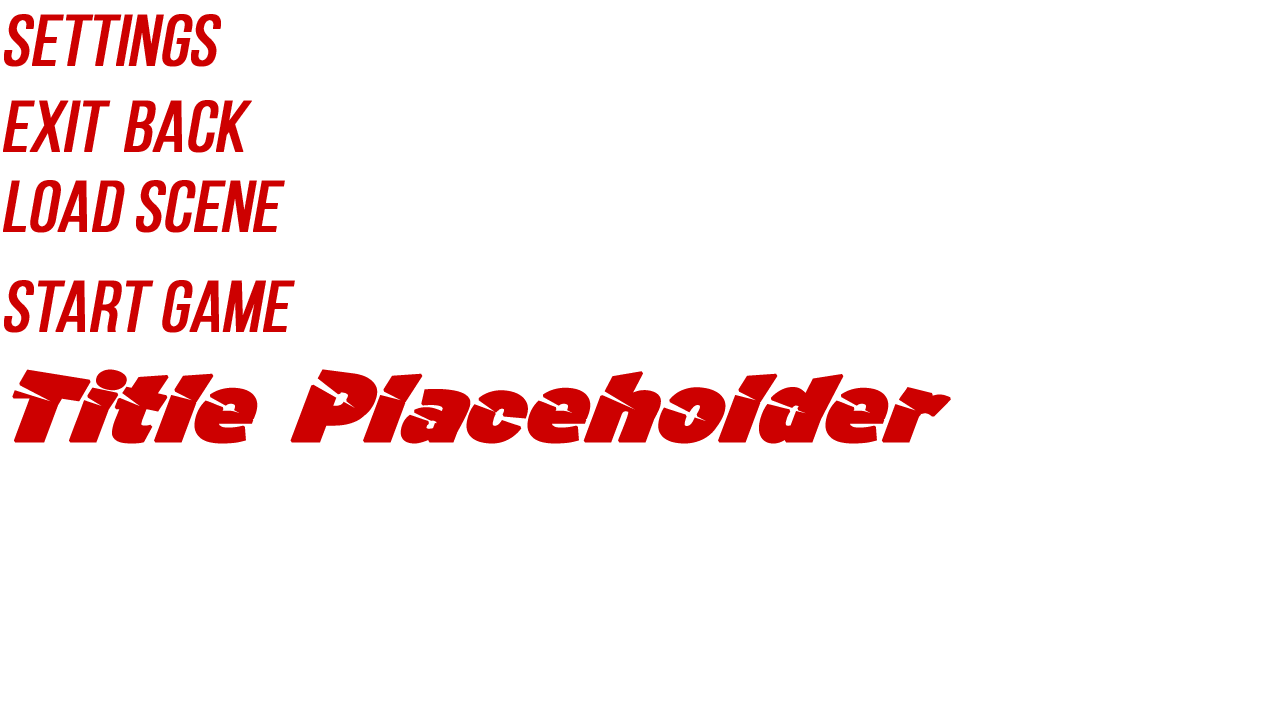
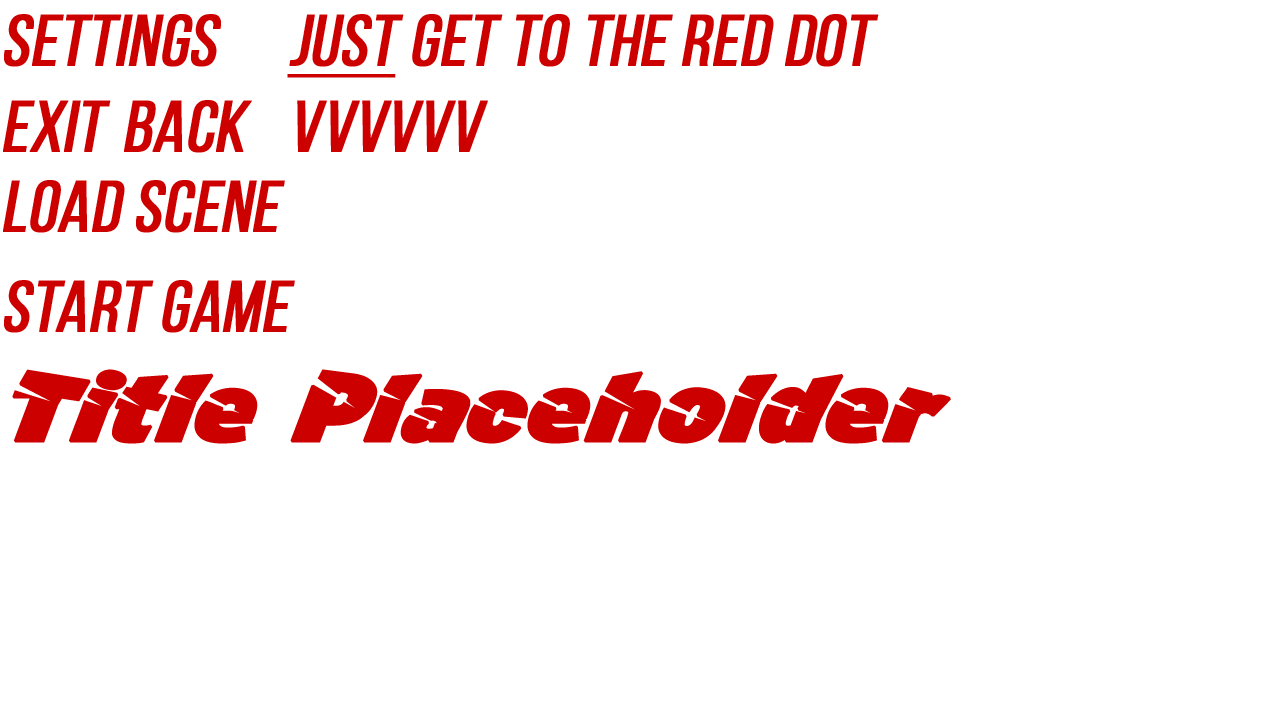
Layers edited between the first and the second 1280x720 image:
added layer "Just Get to the red dot" above "vvvvvv" over [287, 14, 879, 78]
added layer "vvvvvv" above "Back" over [297, 100, 488, 152]
